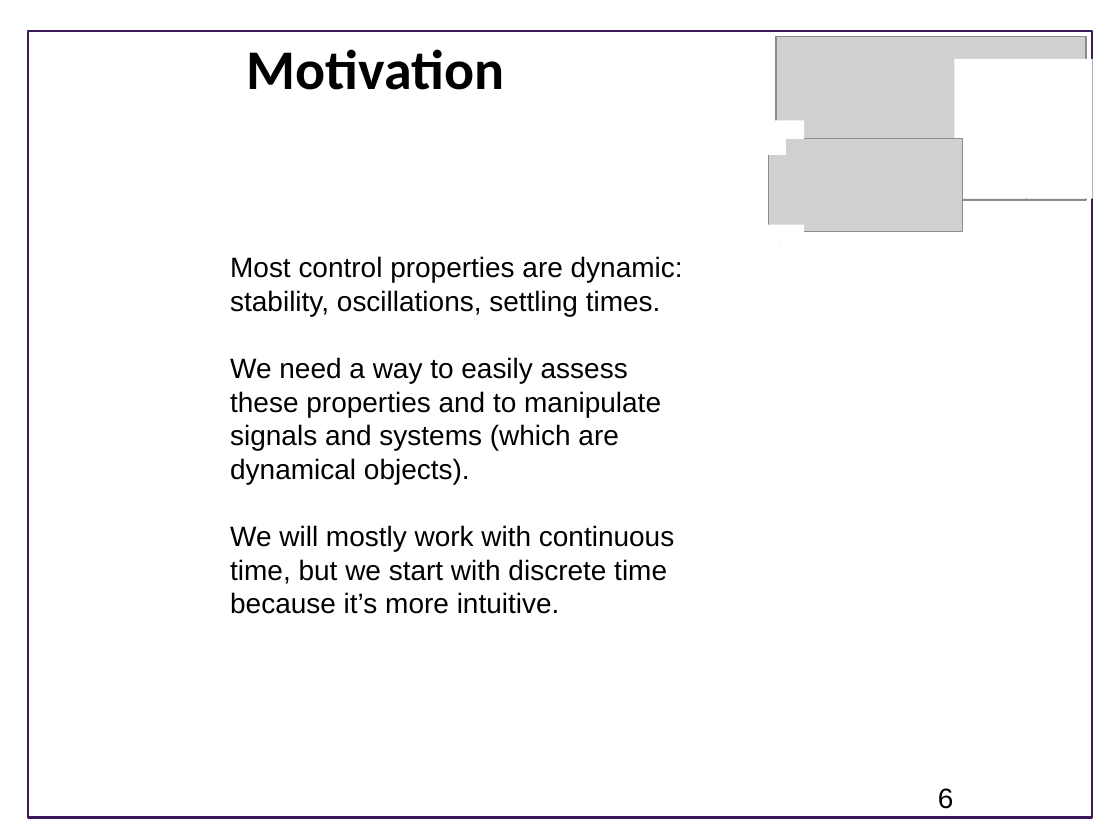
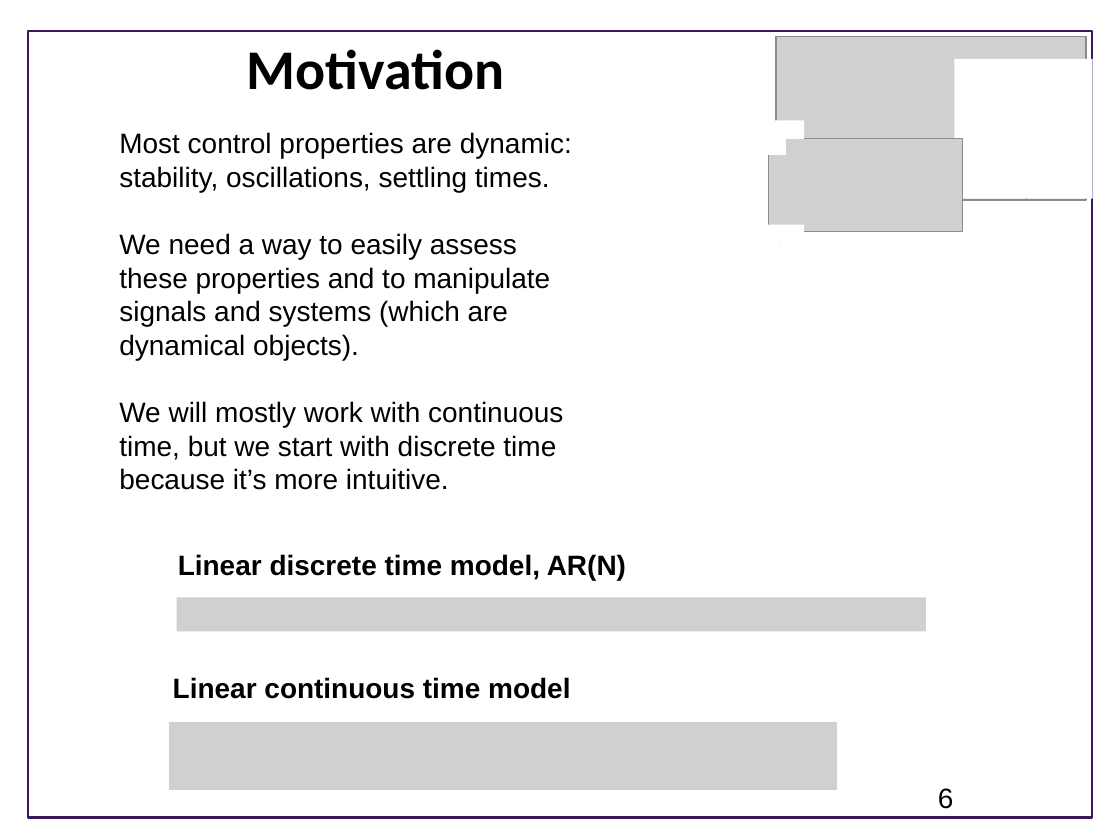
Before and after one commit to joseph-hellerstein/advanced-controls-lectures, a slide deck: slide 6 of lectures/lecture_09-linear_time_invariant_systems/linear_time_invariant_systems.pptx. Drawn at 1120x840 pixels with LibreOffice and Linux fonts; fonts in the diff are those of the drawing; grey boxes stand for pictures; background and template pictures are left out. Boxes give left, top, right and bottom in pixels: in the first picture for what was removed or moved away, otherwise in the second. Text is boxed around its words. In the diff, an @@ line names an element or a change of style, - is before the commit and + after.

Commit message:
Updates to LTI systems lecture

```diff
--- a/lectures/lecture_09-linear_time_invariant_systems/linear_time_invariant_systems.pptx
+++ b/lectures/lecture_09-linear_time_invariant_systems/linear_time_invariant_systems.pptx
@@ text "Most control properties are dynamic: ...": place and size @@
-text "Most control properties are dynamic: ..." at (230, 256, 683, 614)
+text "Most control properties are dynamic: ..." at (119, 132, 572, 490)
@@ text added at (178, 554, 626, 580), 18 pt, text #000000, bold @@
+Linear discrete time model, AR(N)
@@ picture added at (177, 597, 926, 631) @@
@@ text added at (173, 677, 570, 699), 18 pt, text #000000, bold @@
+Linear continuous time model
@@ picture added at (169, 721, 837, 790) @@
```
Also in this commit, not shown: 7 other slides changed, 2 slides added, 1 slide removed.
